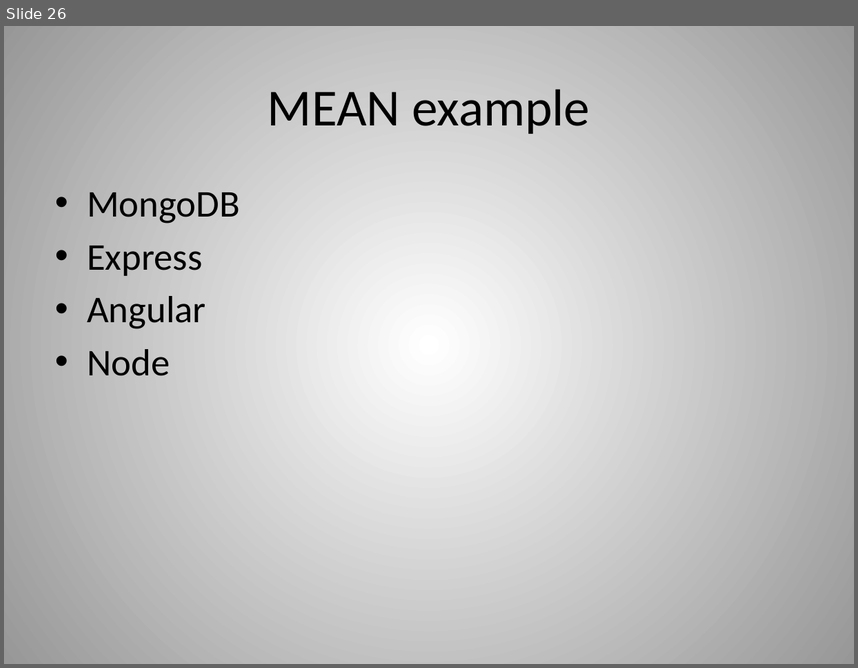
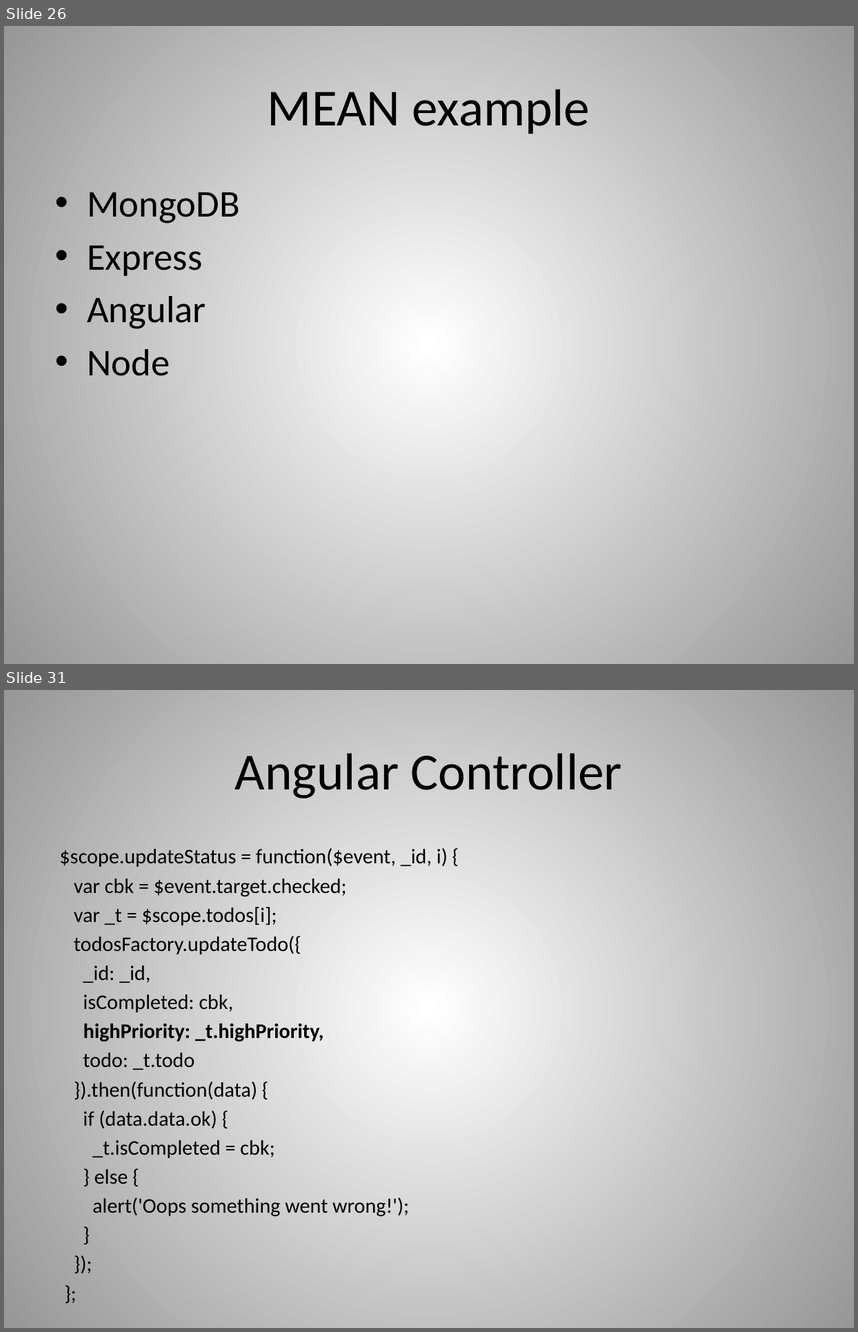
Before and after one commit to dvanvali/mongoDbPresentation, a slide deck: MongoDBChanges.pptx. Shown one above the other, each under a label of ours: slide 26 before the commit, slides 26 and 31 after it; the slides between them are not shown. The pictures are 858x668 and 858x1332 pixels, drawn with LibreOffice and Linux fonts; fonts in the diff are those of the drawing. Boxes give left, top, right and bottom in pixels: in the first picture for what was removed or moved away, otherwise in the second. Text is boxed around its words. In the diff, an @@ line names an element or a change of style, - is before the commit and + after.

```diff
--- a/MongoDBChanges.pptx
+++ b/MongoDBChanges.pptx
@@ slide 31 added at (4,690,854,1328), background gradient #FFFFFF to #979797 @@
@@ title added at (235,753,622,798), 44 pt, text #000000 @@
+Angular Controller
@@ text added at (60,848,448,1216), 17.6 pt, text #000000 @@
+$scope.updateStatus = function($event, _id, i) {
+var cbk = $event.target.checked;
+var _t = $scope.todos[i];
+todosFactory.updateTodo({
+_id: _id,
+isCompleted: cbk,
+highPriority: _t.highPriority,
+todo: _t.todo
+}).then(function(data) {
+if (data.data.ok) {
+_t.isCompleted = cbk;
+} else {
+alert('Oops something went wrong!');
+}
+});
+};
```
Also in this commit, not shown: 12 slides changed, 4 other slides added, 1 slide removed, 1 other file.
